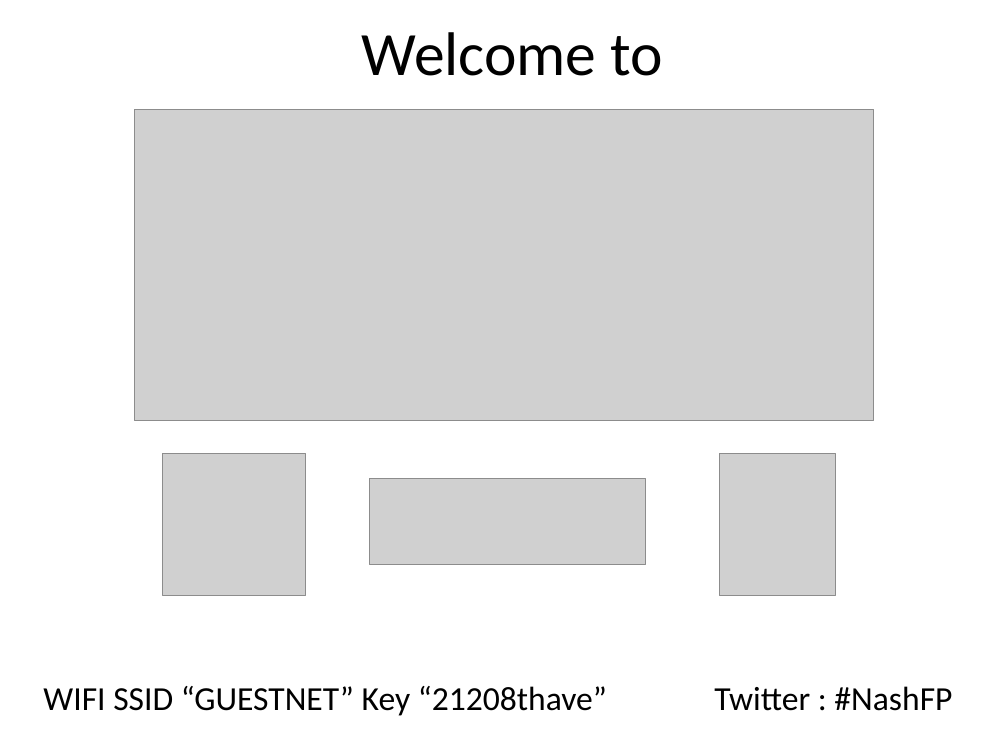
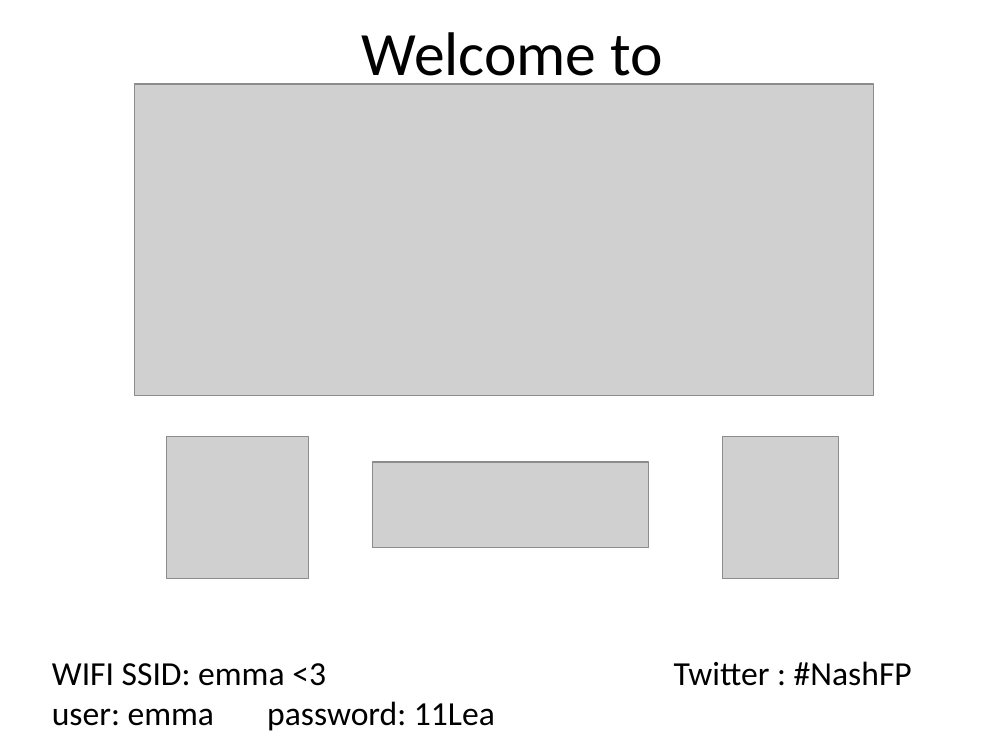
Before and after one commit to NashFP/Organization, a slide deck: slide 1 of slides/NashFP welcome slides.pptx. Drawn at 1008x756 pixels with LibreOffice and Linux fonts; fonts in the diff are those of the drawing; grey boxes stand for pictures. Boxes give left, top, right and bottom in pixels: in the first picture for what was removed or moved away, otherwise in the second. Text is boxed around its words. In the diff, an @@ line names an element or a change of style, - is before the commit and + after.

Commit message:
Updated wifi

```diff
--- a/slides/NashFP welcome slides.pptx
+++ b/slides/NashFP welcome slides.pptx
@@ picture moved from (x1=134, y1=109, x2=873, y2=420) to (x1=134, y1=84, x2=873, y2=395) @@
@@ picture moved from (x1=163, y1=454, x2=306, y2=596) to (x1=166, y1=436, x2=309, y2=579) @@
@@ picture moved from (x1=719, y1=454, x2=835, y2=596) to (x1=723, y1=436, x2=839, y2=579) @@
@@ picture moved from (x1=370, y1=479, x2=646, y2=564) to (x1=373, y1=462, x2=649, y2=547) @@
@@ text "Twitter : #NashFP" moved from (x1=714, y1=686, x2=952, y2=711) to (x1=674, y1=661, x2=912, y2=686) @@
@@ text at (x1=52, y1=663, x2=495, y2=731): text changed @@
-WIFI SSID “GUESTNET” Key “21208thave”
+WIFI SSID: emma <3
+user: emma password: 11Lea
```
Also in this commit, not shown: 1 other file.
